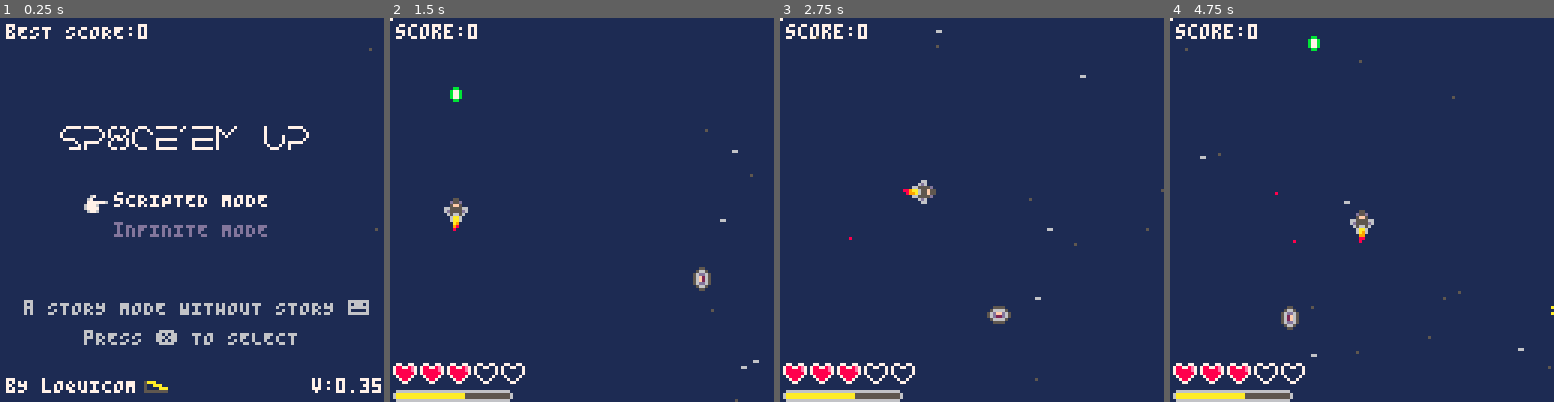
Above: before the commit, frames 1-4 (left to right).
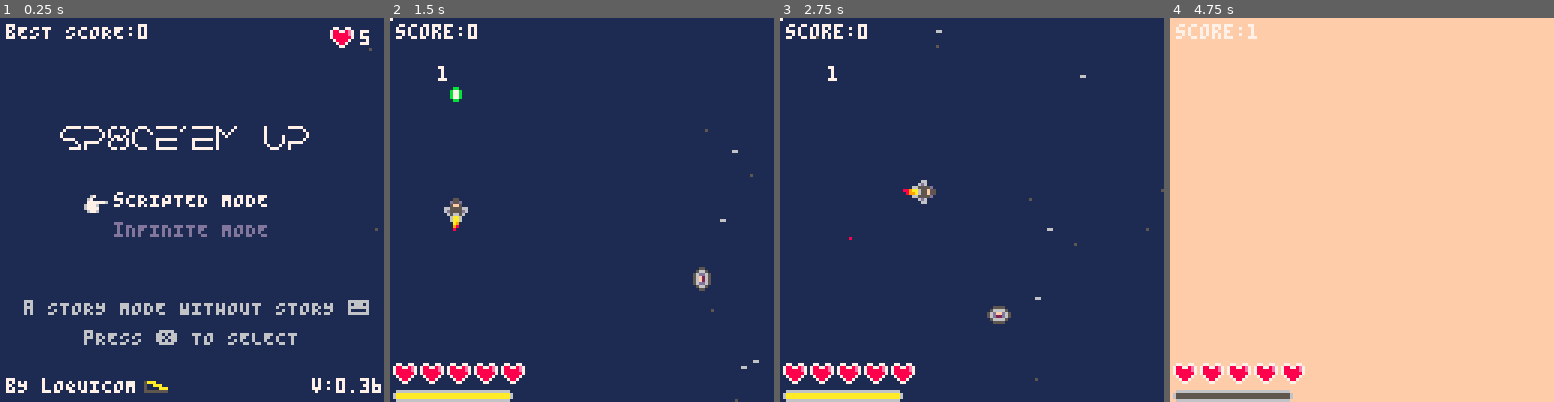
Above: after the commit, the same moments.

Repository: Loquicom/pico-8
Game: PICO-8 cartridge games/sp8ce-em-up.p8
Two runs of this game, one before a commit and one after it. Both use one fixed random seed, a clock stepped at 60 frames per second and the inputs below.
Inputs:
- Up to frame 1 (0.25 s): no input
- Up to frame 2 (1.5 s): tap X (X key) at 0.33, 1.07 s; tap O (Z key) at 0.7 s
- Up to frame 3 (2.75 s): hold Right 1.6-2.1 s; tap O (Z key) at 1.7, 2.1, 2.5 s; tap X (X key) at 1.85 s; hold Up 2.15-2.42 s; hold Right from 2.47 s (still down)
- Up to frame 4 (4.75 s): tap O (Z key) every 0.4 s from 2.9 to 4.5 s; tap X (X key) at 2.97, 4.08 s; release Right at 3.03 s; hold Left 3.08-3.58 s; hold Down 3.63-3.97 s; hold Right 4.02-4.68 s; hold Up from 4.73 s (still down)

The runs differ from the first frame. In frame 1, 0.3% of the frame differs, in the area x 85-100%, y 2-97%; in frame 2, 0.5%; in frame 3, 0.5%; in frame 4, 98%, in the area x 0-100%, y 0-100%.

Commit message:
Sp8ce-em-up v36

Diff:
--- a/games/sp8ce-em-up.p8
+++ b/games/sp8ce-em-up.p8
@@ -59,6 +59,9 @@
 	init_enemy()
 	init_bomb()
 	init_collectible()
+	-- Music
+	if (selectedMode == "scripted") music(6,120)
+	if (selectedMode == "infinite") music(12,120)
 end
 
 function update_game()
@@ -96,6 +99,7 @@
 
 function init_end(message)
 	init_timer()
+	music(17,120)
 	end_waiting = timer(30, false)
 	end_message = message or "game over"
 end
@@ -129,9 +133,9 @@
 --constant
 
 function init_constant()
-	cst_version = "0.35"
+	cst_version = "0.36"
 	-- Player
-	cst_player_life = 3
+	cst_player_life = 5 -- Max 14
 	cst_player_energy = 5
 	cst_player_power = 3
 	cst_player_speed_base = 2
@@ -198,8 +202,8 @@
 			sprt_base = 132,
 			sprt_rota = 134,
 			speed = 2,
-			life = 40,
-			fire = 10 -- Time between two bullets
+			life = 50,
+			fire = 18 -- Time between two bullets
 		}
 	}
 	cst_boss_sprt_fire = 89
@@ -237,9 +241,11 @@
 	menu_cursor = ternaire(dget(0) != 0, dget(0), 1)
 	explosion_counter = 0
 	gamemode = 0
+	music(0, 120)
 end
 
 function update_menu()
+	-- Mode selector
  	if (btnp(2) and menu_cursor > 1) then
 		menu_cursor -= 1
 		explosion_counter = 0
@@ -252,6 +258,10 @@
 		dset(0, menu_cursor)
 		sfx(0)
 	end
+	-- Life selector
+	if (btnp(0) and cst_player_life > 1) cst_player_life -= 1
+	if (btnp(1) and cst_player_life < 14) cst_player_life += 1
+	-- Launch
 	if (btnp(4) or btnp(5)) then
 		gamemode = menu_cursor
 		cst_menu_action[menu_cursor]()
@@ -288,18 +298,21 @@
 	spr(112, 48, 119)
 	print("bY lOQUICOM", 2, 120, 7)
 	print("v:"..cst_version, 104, 120, 7)
+	-- Life number
+	print(cst_player_life, 120, 4, 7)
+	spr(24, 110, 2)
 end
 
 --- === Functions === ---
 
 function start_scripted_game()
+	set_enemy_manager("scripted")
 	set_game_mode()
-	set_enemy_manager("scripted")
 end
 
 function start_infinite_game()
+	set_enemy_manager("infinite")
 	set_game_mode()
-	set_enemy_manager("infinite")
 end
 
 function nothing()
@@ -319,7 +332,7 @@
 		y = 60,
 		score = 0,
 		life = cst_player_life,
-		energy = cst_player_energy - 2,
+		energy = cst_player_energy,
 		bomb = false,
 		invincible = false,
 		sprite = cst_player_sprt_base[1],
@@ -559,13 +572,16 @@
 		spr(sprt + 16, x, y+8)
 		spr(sprt + 17, x+8, y+8)
 	end
+
+	print(num_wave, 16,16,7)
 end
 
 --- === Functions === ---
 
 function set_enemy_manager(manager)
-	if (manager == 1 or manager == "scripted") enemy_manager = manage_enemy_scripted
-	if (manager == 2 or manager == "infinite") enemy_manager = manage_enemy_infinite
+	if (manager == "scripted") enemy_manager = manage_enemy_scripted
+	if (manager == "infinite") enemy_manager = manage_enemy_infinite
+	selectedMode = manager
 end
 
 function spawn_enemy(type, x, y, params)
@@ -606,29 +622,17 @@
 
 function manage_enemy_scripted()
 	-- enemies.spawn[1] ==> wave number
-	-- enemies.spawn[2] ==> 0 -> Do nothing, 1 -> Spawn next wave, 2 -> End
-	if (enemies.spawn[1] == 0) then -- First wave
-		init_wave()
-		enemies.spawn[1] = 1
-		instanciate_wave(wave[1])
-	elseif (timer_is_end(wave_timer) and enemies.spawn[2] == 1) then -- Next wave
-		enemies.spawn[2] = 0
-		enemies.spawn[1] += 1
-		instanciate_wave(wave[enemies.spawn[1]])
-	elseif (enemies.spawn[2] == 0 and count(enemies.entities) == 0 and boss == nil) then -- Wave end
+	if (enemies.spawn[1] == 0) then
+		next_wave()
+	elseif (timer_is_end(wave_timer) and count(enemies.entities) == 0 and boss == nil) then -- Wave end
 		if (enemies.spawn[1] == count(wave)) then -- Last wave
-			enemies.spawn[2] = 2
-		else
-			enemies.spawn[2] = 1
-			wave_timer = timer(60, false)
-		end
-	elseif (enemies.spawn[2] == 2) then -- End game
-		-- Save best score
-		if (dget(1) < player.score) dset(1, flr(player.score))
-		timer(60, false, set_end_mode, "you win")
-	end
-	-- Set 5 life max for player
-	cst_player_life = 5
+			-- Save best score
+			if (dget(1) < player.score) dset(1, flr(player.score))
+			timer(60, false, set_end_mode, "you win")
+		else -- Next wave
+			wave_timer = timer(60, false, next_wave)
+		end
+	end
 end
 
 function manage_enemy_infinite()
@@ -764,6 +768,7 @@
 		boss.rand = 64
 		boss.rand_timer = timer(60, true, function() boss.rand = random(20, 108) end)
 	end
+	music(21,120)
 end
 
 function kill_boss()
@@ -774,6 +779,7 @@
 	if (boss.rand_timer) timer_stop(boss.rand_timer)
 	rotate_delete_callback(on_rotate_boss)
 	boss = nil
+	music(6,120)
 end
 
 function update_boss1()
@@ -968,11 +974,19 @@
 	}
 end
 
+function next_wave()
+	enemies.spawn[1] += 1
+	 num_wave = enemies.spawn[1]
+	if (num_wave == 1) init_wave()
+	instanciate_wave(wave[num_wave])
+end
+
 function instanciate_wave(wave)
 	local data = split(wave, ";")
 	for enemy in all(data) do
+		debug = enemy
 		local info = split(enemy, ",")
-		if (info[1] > 4) then -- Enemie type > 4 == Boss (5 -> Boss 1 and 5 -> Boss 2)
+		if (info[1] > 4) then -- Enemie type > 4 == Boss (5 -> Boss 1 and 6 -> Boss 2)
 			spawn_boss(info[1]-4)
 		else
 			local y = ternaire(info[3] == 'r', random(120,8), info[3])
@@ -1199,6 +1213,15 @@
 	end
 	-- Score
 	print("score:"..flr(player.score), 2, 2, 7)
+	-- Boss life (1 heart = 10 LP)
+	x = 118
+	if (boss != nil) then
+		local max_boss_life = cst_boss[boss.type].life
+		for i=1,flr(max_boss_life/10) do
+			spr(ternaire((i*10-9) > boss.life, 25, 105), x, 106)
+			x -= 9
+		end
+	end
 end
 
 -->8
@@ -1311,7 +1334,13 @@
 			for enemy in all(enemies.entities) do
 				enemy.life -= 5
 			end
-			if (boss != nil) boss.life -= 5
+			if (boss != nil) then
+				boss.life -= 10
+				explosion(boss.x + 8, boss.y + 8, {radius=4,duration=rnd(30)+60,number=18})
+				shake()
+			end
+			-- Remove bullets
+			enemies.bullets = {}
 		end
 	end
 end
@@ -1684,6 +1713,8 @@
 
 -->8
 --sfx reference
+-- sfx from https://www.lexaloffle.com/bbs/?tid=34367
+-- music from https://www.lexaloffle.com/bbs/?pid=38442 and https://www.lexaloffle.com/bbs/?tid=2619
 
 -- 0 = menu cursor mouvement
 -- 1 = menu selection
@@ -1695,226 +1726,298 @@
 -- 7 = collectible collected
 -- 8 = player bullet blocked
 -- 9 = boss death
-…(223 lines of a section not shown)…
+-- 10 -> 14 = Music menu (0)
+-- 15 -> 23 = Music scripted (06)
+-- 24 -> 28 = Music infinite (12)
+-- 29 -> 36 = Music death (17)
+-- 37 -> 43 = Music boss (21)
+…(290 lines of a section not shown)…
Not shown, changed: 74 lines of the sprite sheet (__gfx__) section of games/sp8ce-em-up.p8
Not shown, changed: the thumbnail (__label__) section of games/sp8ce-em-up.p8
Not shown, changed: the music (__music__) section of games/sp8ce-em-up.p8
Not shown, changed: the sound effects (__sfx__) section of games/sp8ce-em-up.p8
